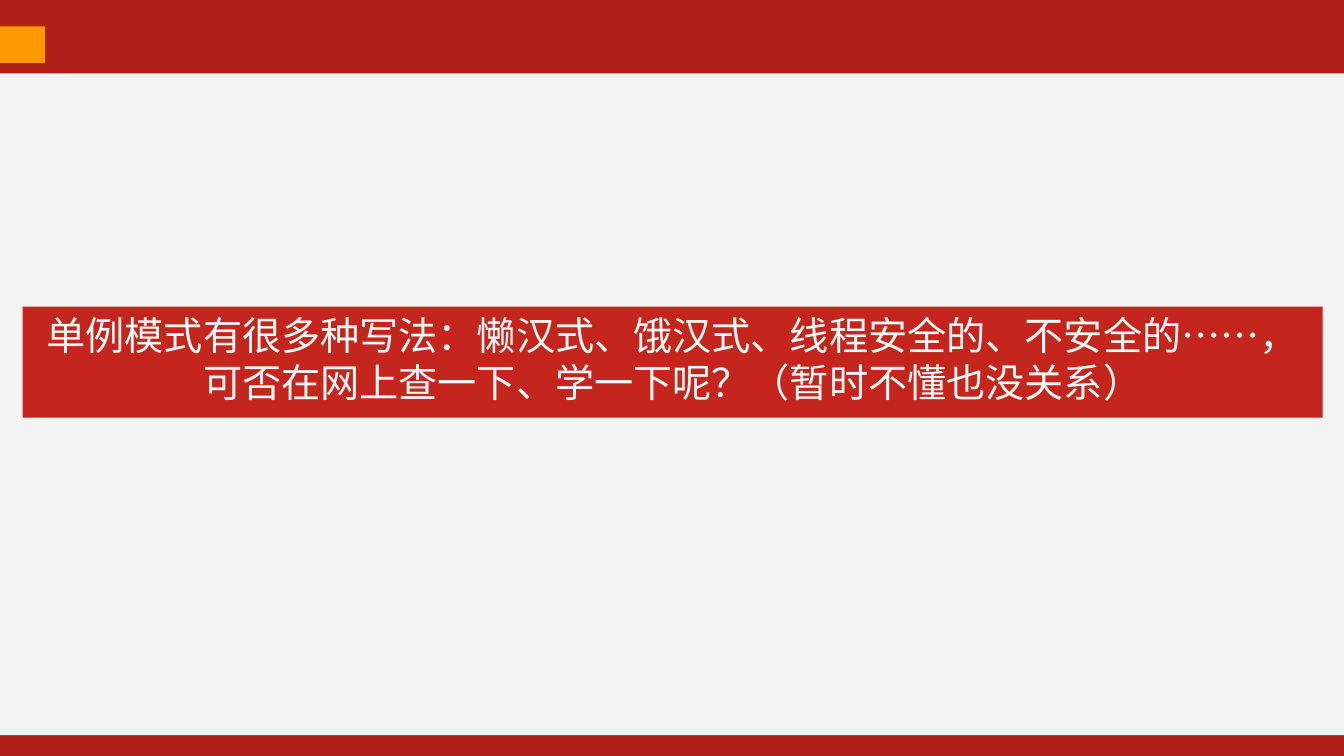
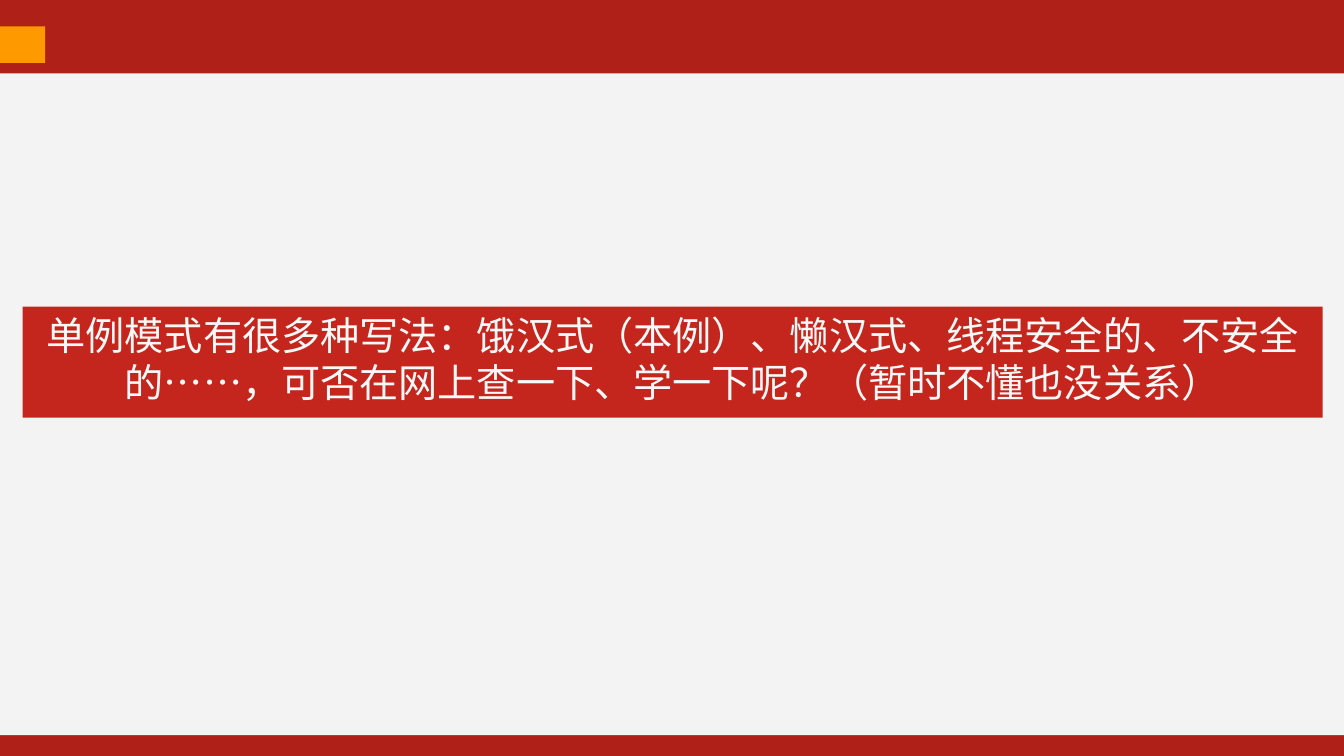
Before and after one commit to kevinjoyce/JavaCourseWare, a slide deck: slide 9 of PPT/每次课PPT/02 面向对象（上）.pptx. Drawn at 1344x756 pixels with LibreOffice and Linux fonts; fonts in the diff are those of the drawing. Boxes give left, top, right and bottom in pixels: in the first picture for what was removed or moved away, otherwise in the second. Text is boxed around its words. In the diff, an @@ line names an element or a change of style, - is before the commit and + after.

```diff
--- a/PPT/每次课PPT/02 面向对象（上）.pptx
+++ b/PPT/每次课PPT/02 面向对象（上）.pptx
@@ text in rectangle at (x1=47, y1=316, x2=1299, y2=401): text changed @@
-单例模式有很多种写法：懒汉式、饿汉式、线程安全的、不安全的……，可否在网上查一下、学一下呢？（暂时不懂也没关系）
+单例模式有很多种写法：饿汉式（本例）、懒汉式、线程安全的、不安全的……，可否在网上查一下、学一下呢？（暂时不懂也没关系）
```
Also in this commit, not shown: 2 slides added, 6 other files.
